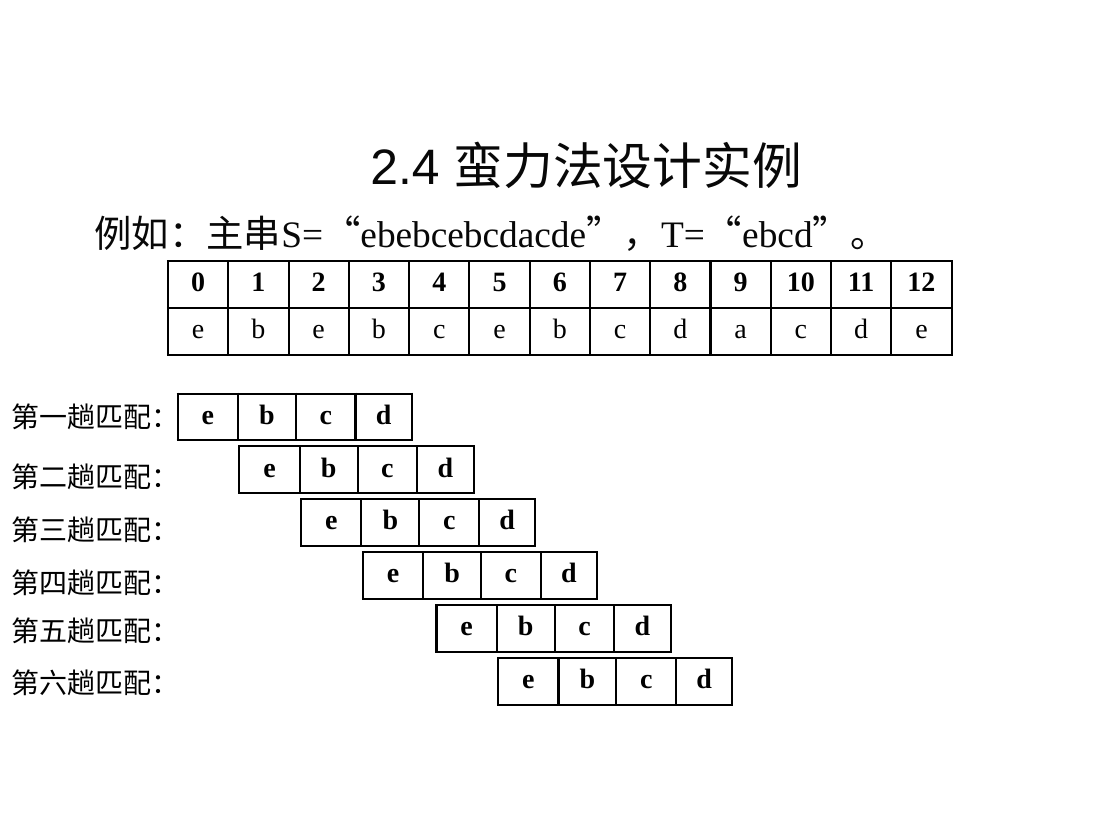
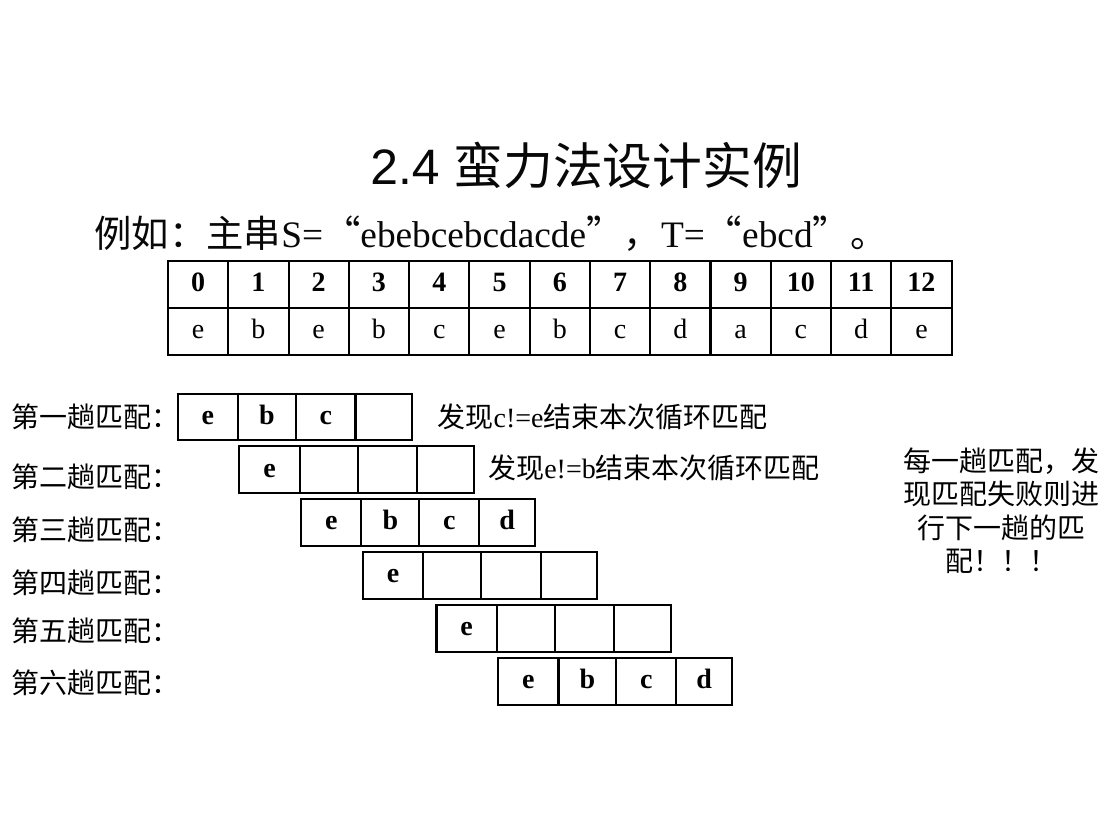
Before and after one commit to liutongling/DP, a slide deck: slide 37 of file/第2章 蛮力法.pptx (slide 34 before the commit). Drawn at 1120x840 pixels with LibreOffice and Linux fonts; fonts in the diff are those of the drawing; background and template pictures are left out. Boxes give left, top, right and bottom in pixels: in the first picture for what was removed or moved away, otherwise in the second. Text is boxed around its words. In the diff, an @@ line names an element or a change of style, - is before the commit and + after.

```diff
--- a/file/第2章 蛮力法.pptx
+++ b/file/第2章 蛮力法.pptx
@@ table at (x1=178, y1=393, x2=412, y2=440) @@
-row 1, column 4: d
+row 1, column 4: 
@@ text added at (x1=438, y1=403, x2=768, y2=430), 18 pt, text #000000 @@
+发现c!=e结束本次循环匹配
@@ table at (x1=240, y1=447, x2=474, y2=494) @@
-row 1: e | b | c | d
+row 1: e |  |  | 
@@ text added at (x1=903, y1=447, x2=1099, y2=573), 18 pt, text #000000 @@
+每一趟匹配，发现匹配失败则进行下一趟的匹配！！！
@@ text added at (x1=488, y1=454, x2=820, y2=481), 18 pt, text #000000 @@
+发现e!=b结束本次循环匹配
@@ table at (x1=363, y1=552, x2=597, y2=599) @@
-row 1: e | b | c | d
+row 1: e |  |  | 
@@ table at (x1=437, y1=605, x2=671, y2=652) @@
-row 1: e | b | c | d
+row 1: e |  |  | 
```
Also in this commit, not shown: 3 slides added.
